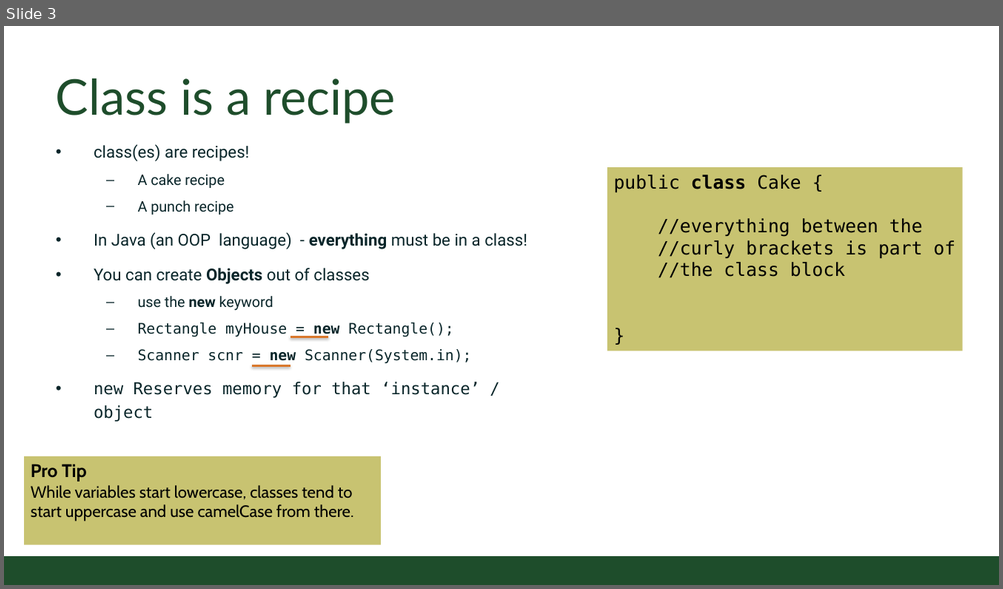
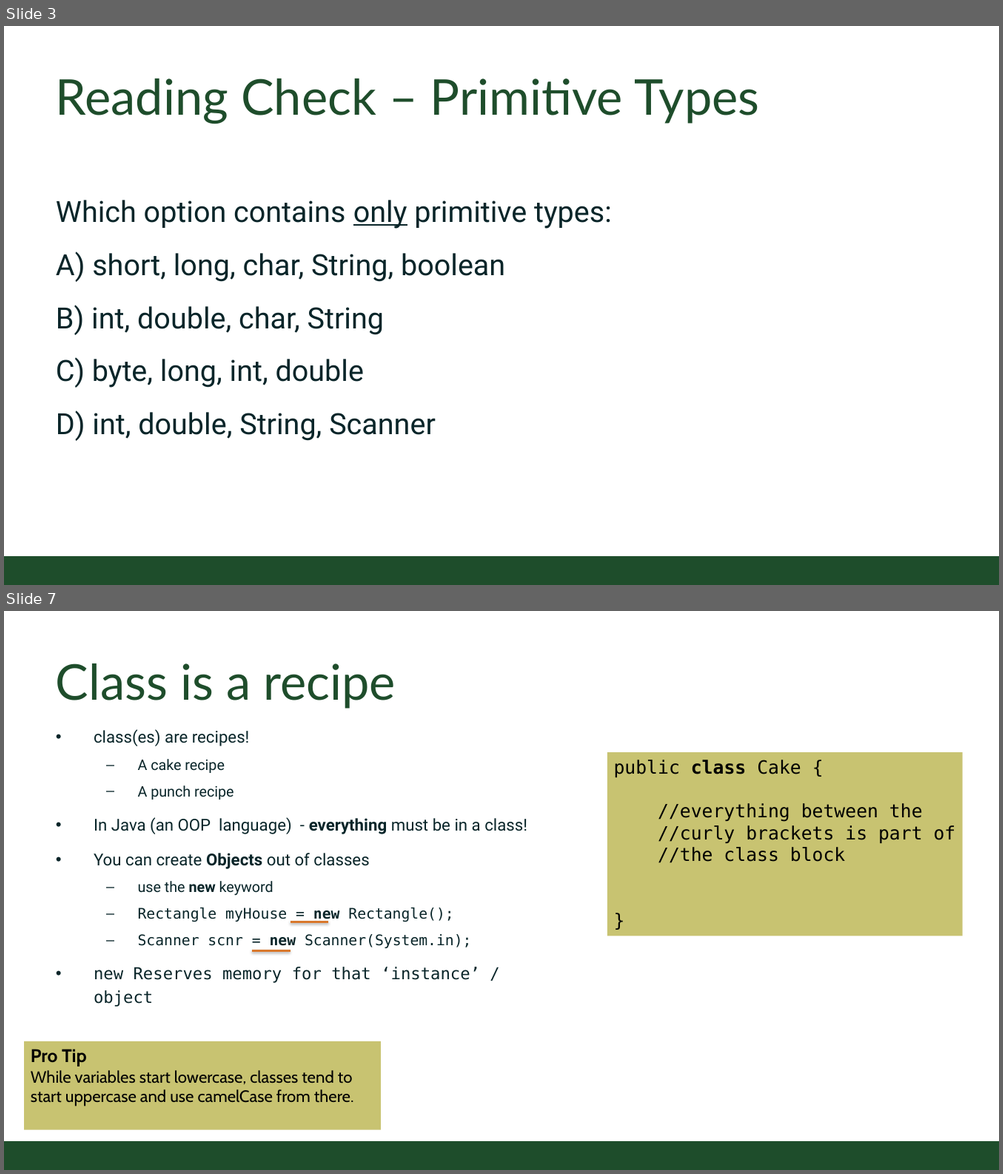
Before and after one commit to CSU-CompSci-CS163-4/Handouts, a slide deck: slides/On-Campus/05_02_Classes.pptx. Shown one above the other, each under a label of ours: slide 3 before the commit, slides 3 and 7 after it; the slides between them are not shown. The pictures are 1003x589 and 1003x1174 pixels, drawn with LibreOffice and Linux fonts; fonts in the diff are those of the drawing; background and template pictures are left out. Boxes give left, top, right and bottom in pixels: in the first picture for what was removed or moved away, otherwise in the second. Text is boxed around its words. In the diff, an @@ line names an element or a change of style, - is before the commit and + after.

```diff
--- a/slides/On-Campus/05_02_Classes.pptx
+++ b/slides/On-Campus/05_02_Classes.pptx
@@ slide 3 added at (x1=4, y1=26, x2=999, y2=585), background #FFFFFF; not listed: 1 template element that a slide beside it also shows @@
@@ title added at (x1=56, y1=79, x2=759, y2=124), 54 pt, text #1E4D2B @@
+Reading Check – Primitive Types
@@ text added at (x1=56, y1=200, x2=612, y2=441), 32 pt, text #092529 @@
+Which option contains only primitive types:
+A) short, long, char, String, boolean
+B) int, double, char, String
+C) byte, long, int, double
+D) int, double, String, Scanner
@@ what was slide 3 is now slide 7 @@
```
Also in this commit, not shown: 2 slides changed, 7 other slides added.
